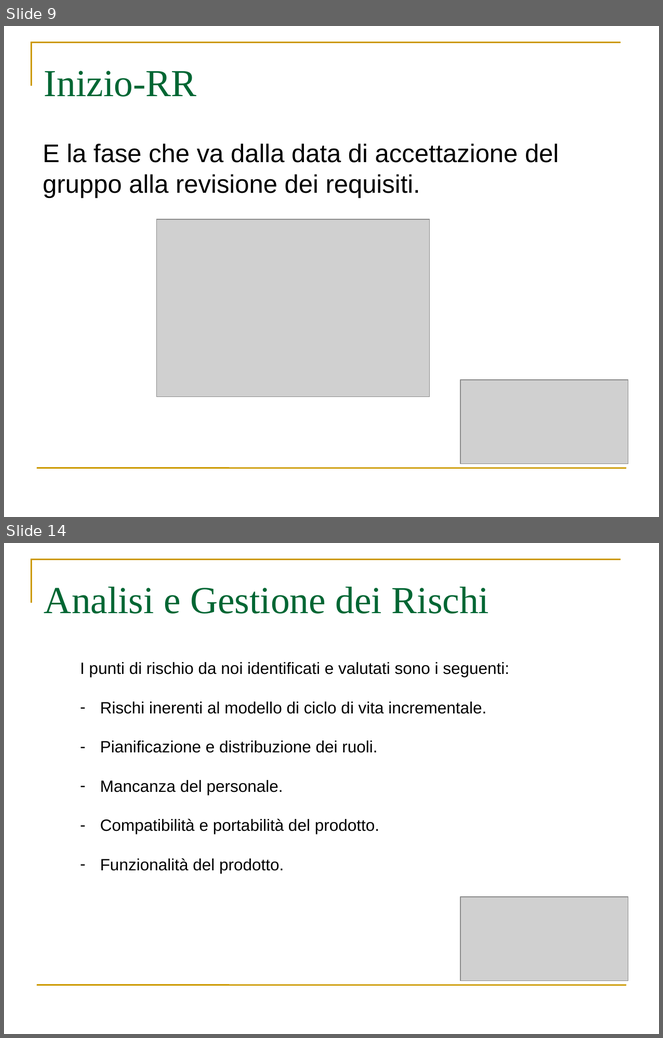
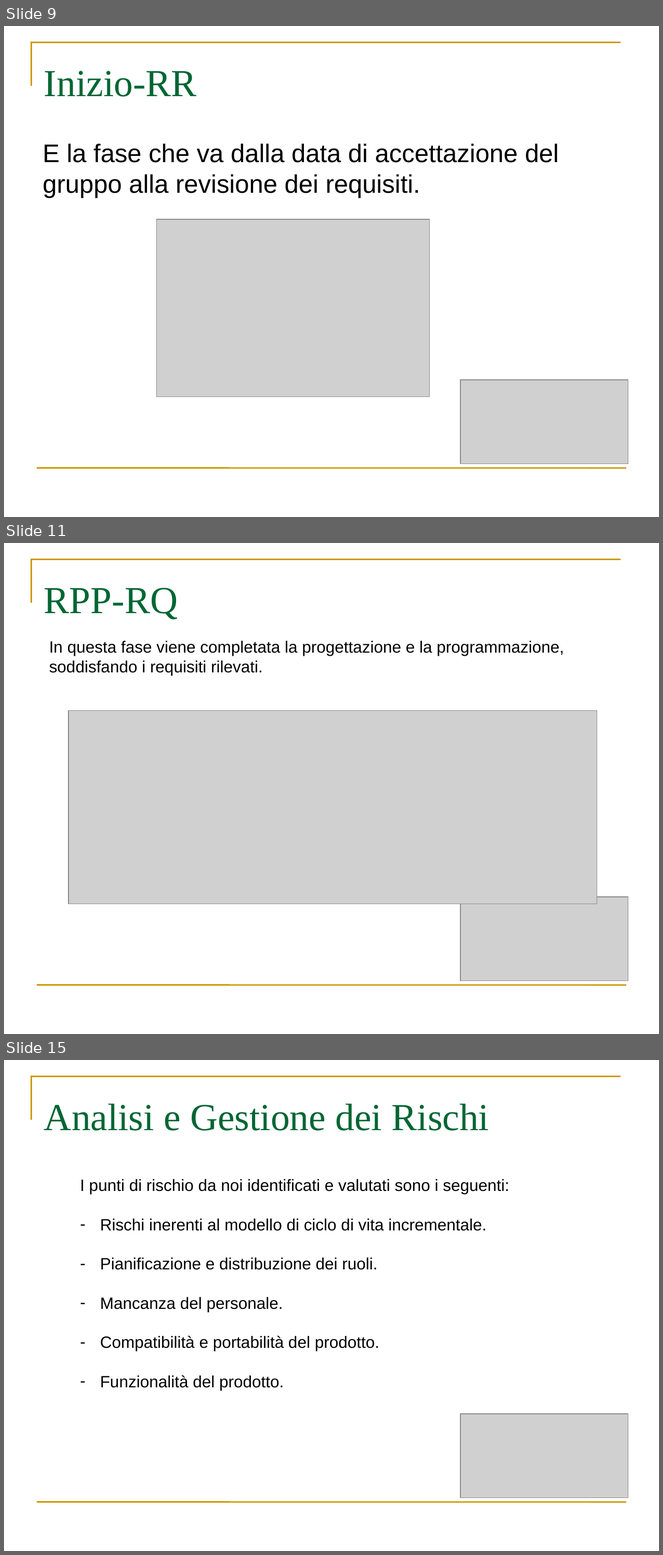
Before and after one commit to webshape/ajaxdraw, a slide deck: doc/PresentazioneRR/PresentazionePianoDiProgetto.ppt. Shown one above the other, each under a label of ours: slides 9 and 14 before the commit, slides 9, 11 and 15 after it; the slides between them are not shown. The pictures are 663x1038 and 663x1555 pixels, drawn with LibreOffice and Linux fonts; fonts in the diff are those of the drawing; grey boxes stand for pictures. Boxes give left, top, right and bottom in pixels: in the first picture for what was removed or moved away, otherwise in the second. Text is boxed around its words. In the diff, an @@ line names an element or a change of style, - is before the commit and + after.

```diff
--- a/doc/PresentazioneRR/PresentazionePianoDiProgetto.ppt
+++ b/doc/PresentazioneRR/PresentazionePianoDiProgetto.ppt
@@ slide 11 added at (4,543,659,1034), background #FFFFFF; not listed: 2 template elements that a slide beside it also shows @@
@@ title added at (44,588,178,619), 42 pt, text #006633 @@
+RPP-RQ
@@ text added at (49,641,564,676), 18 pt, text #000000 @@
+In questa fase viene completata la progettazione e la programmazione, soddisfando i requisiti rilevati.
@@ picture added at (68,711,597,904) @@
@@ picture added at (461,897,629,981) @@
@@ what was slide 14 is now slide 15 @@
```
Also in this commit, not shown: 2 slides changed, 3 other slides added, 3 slides removed.
